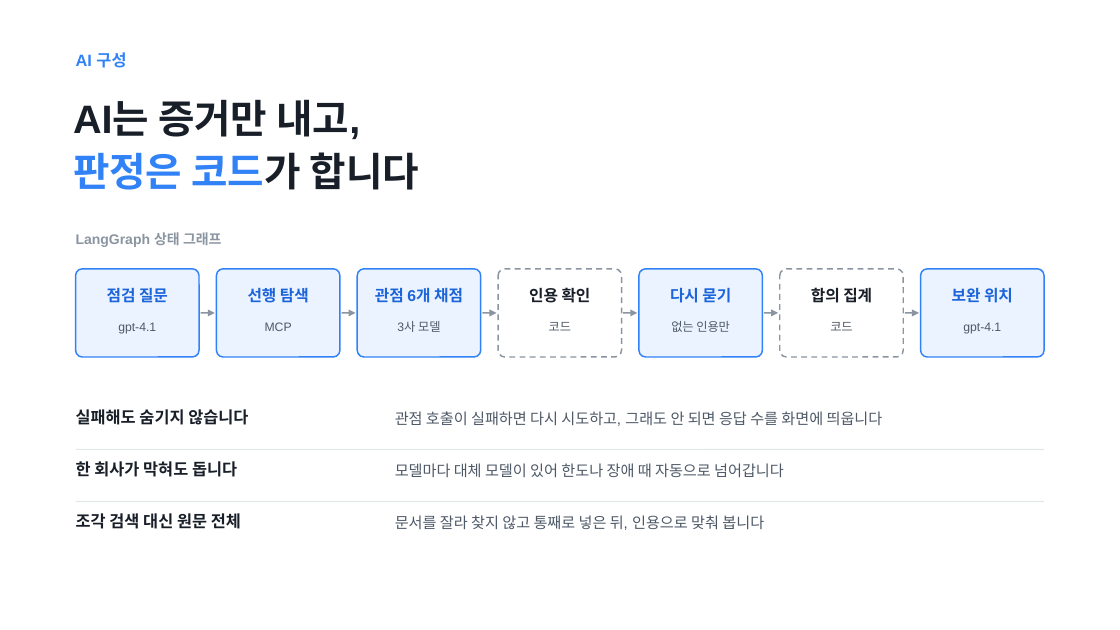
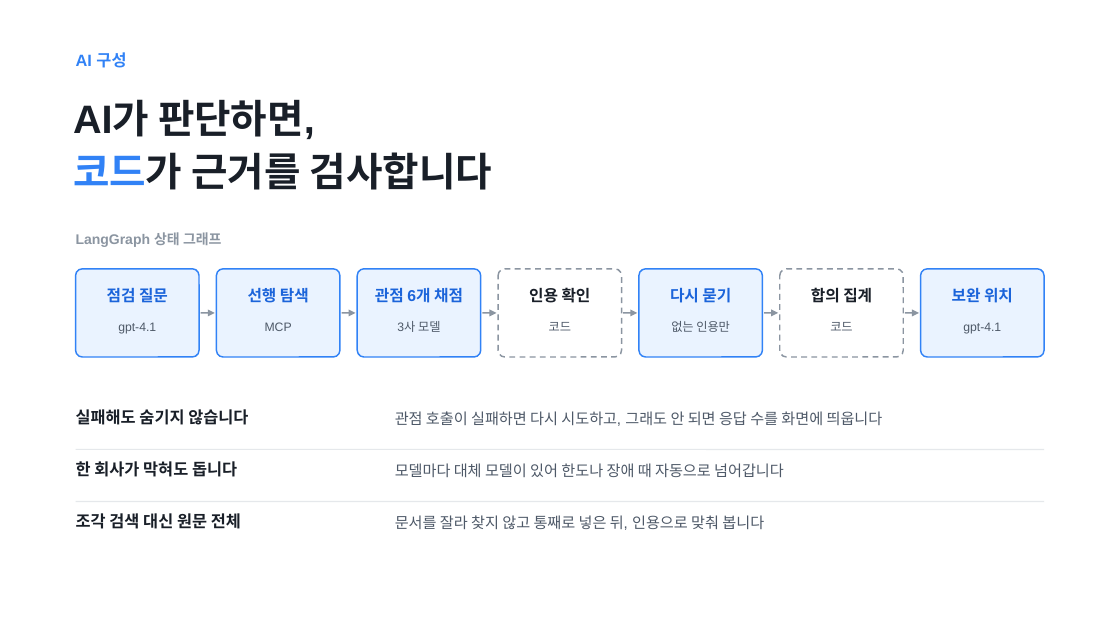
Before and after one commit to Ryugi62/rfp-to-fit, a slide deck: slide 6 of deliver/deck/RFP-to-Fit_루미아.pptx. Drawn at 1120x630 pixels with LibreOffice and Linux fonts; fonts in the diff are those of the drawing. Boxes give left, top, right and bottom in pixels: in the first picture for what was removed or moved away, otherwise in the second. Text is boxed around its words. In the diff, an @@ line names an element or a change of style, - is before the commit and + after.

```diff
--- a/deliver/deck/RFP-to-Fit_루미아.pptx
+++ b/deliver/deck/RFP-to-Fit_루미아.pptx
@@ text at [73, 99, 492, 190]: text changed @@
-AI는 증거만 내고,
-판정은 코드가 합니다
+AI가 판단하면,
+코드가 근거를 검사합니다
```
Also in this commit, not shown: 1 other slide changed, 6 other files.
